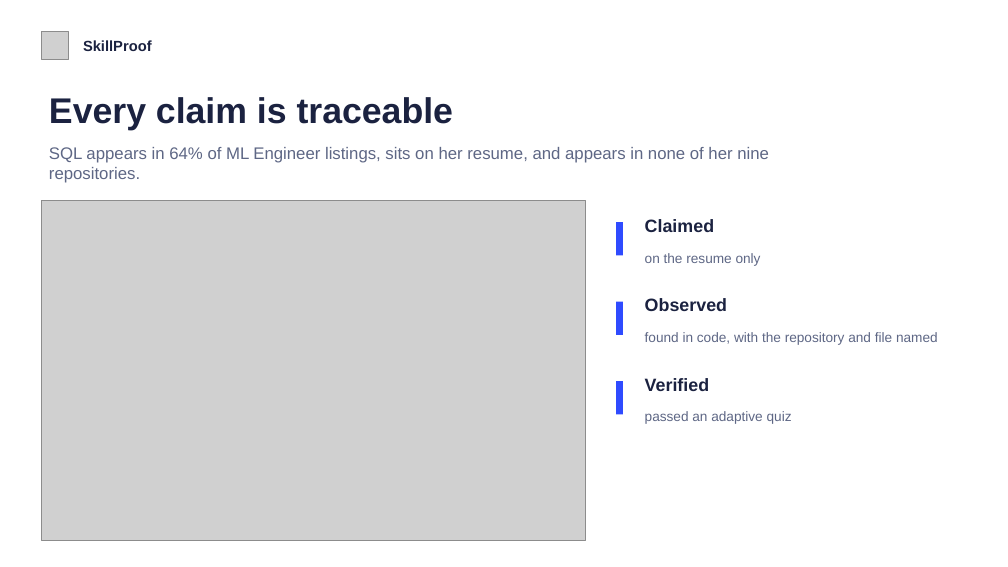
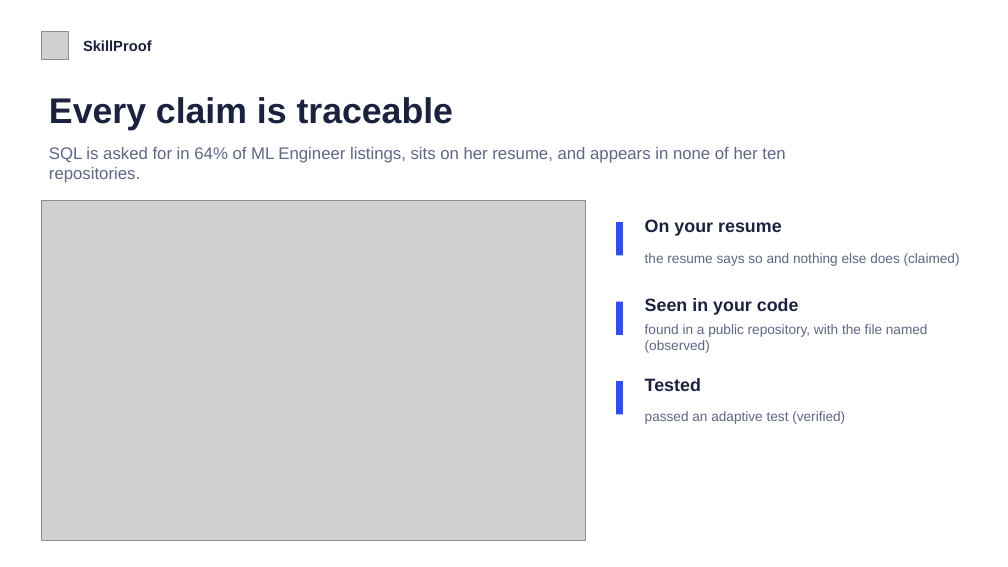
Before and after one commit to shubhamverma-devx/skillproof, a slide deck: slide 6 of docs/SkillProof_Pitch.pptx. Drawn at 1008x567 pixels with LibreOffice and Linux fonts; fonts in the diff are those of the drawing; grey boxes stand for pictures. Boxes give left, top, right and bottom in pixels: in the first picture for what was removed or moved away, otherwise in the second. Text is boxed around its words. In the diff, an @@ line names an element or a change of style, - is before the commit and + after.

```diff
--- a/docs/SkillProof_Pitch.pptx
+++ b/docs/SkillProof_Pitch.pptx
@@ text at [49,147,785,183]: text changed @@
-SQL appears in 64% of ML Engineer listings, sits on her resume, and appears in none of her nine repositories.
+SQL is asked for in 64% of ML Engineer listings, sits on her resume, and appears in none of her ten repositories.
@@ text at [645,219,782,236]: text changed @@
-Claimed
+On your resume
@@ text at [645,253,960,266]: text changed @@
-on the resume only
+the resume says so and nothing else does (claimed)
@@ text at [645,298,799,315]: text changed @@
-Observed
+Seen in your code
@@ text at [645,324,928,353]: text changed @@
-found in code, with the repository and file named
+found in a public repository, with the file named (observed)
@@ text at [645,378,701,391]: text changed @@
-Verified
+Tested
@@ text at [645,411,845,424]: text changed @@
-passed an adaptive quiz
+passed an adaptive test (verified)
```
Also in this commit, not shown: 6 other slides changed, 57 other files.
